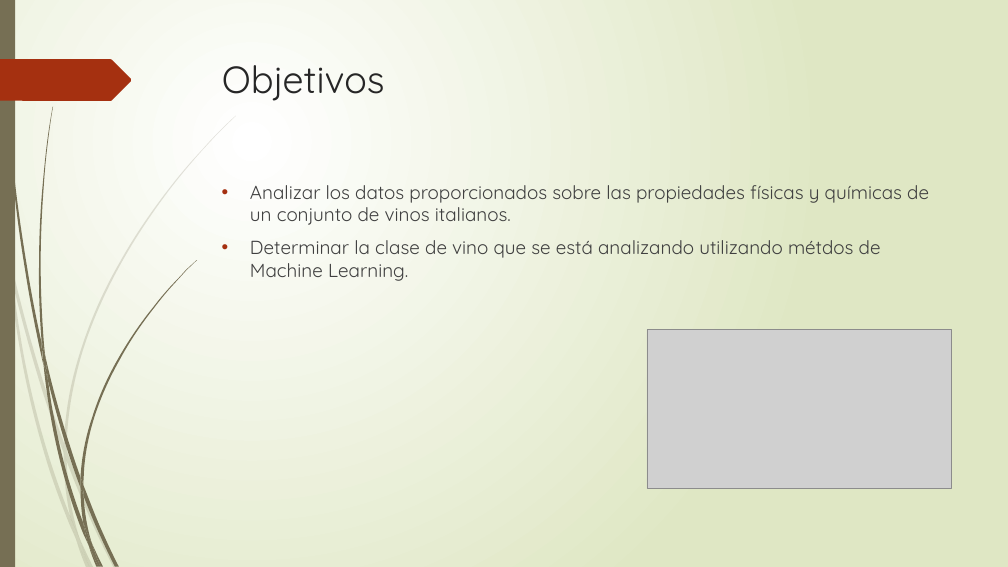
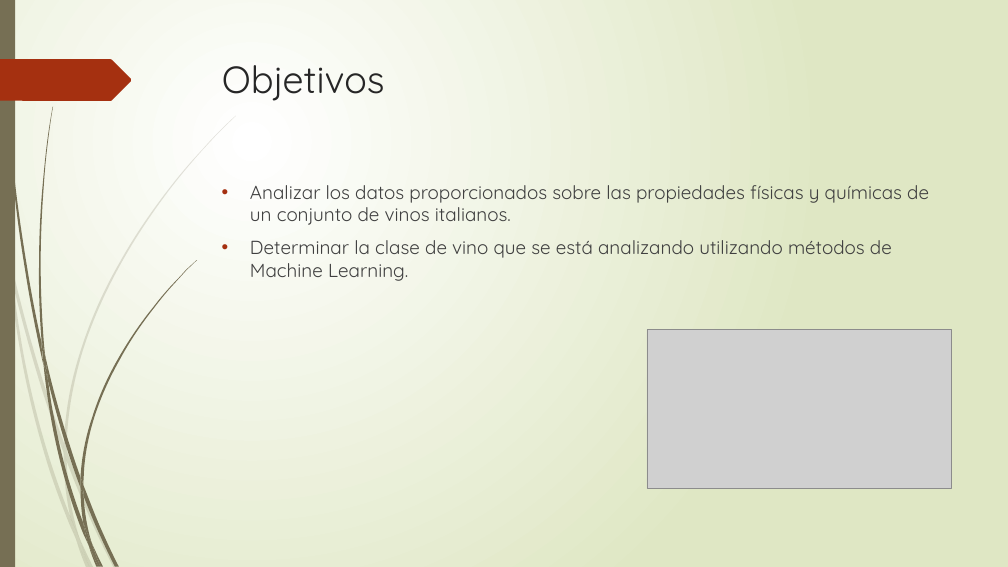
Before and after one commit to surizar2/Statistical-Learning, a slide deck: slide 3 of Proyecto/Presentación Proyecto SL1 surizar2.pptx. Drawn at 1008x567 pixels with LibreOffice and Linux fonts; fonts in the diff are those of the drawing; grey boxes stand for pictures. Boxes give left, top, right and bottom in pixels: in the first picture for what was removed or moved away, otherwise in the second. Text is boxed around its words. In the diff, an @@ line names an element or a change of style, - is before the commit and + after.

```diff
--- a/Proyecto/Presentación Proyecto SL1 surizar2.pptx
+++ b/Proyecto/Presentación Proyecto SL1 surizar2.pptx
@@ text at [250,240,892,281]: text changed @@
-• Determinar la clase de vino que se está analizando utilizando métdos de Machine Learning.
+• Determinar la clase de vino que se está analizando utilizando métodos de Machine Learning.
```
Also in this commit, not shown: 4 other slides changed, 1 slide added.
